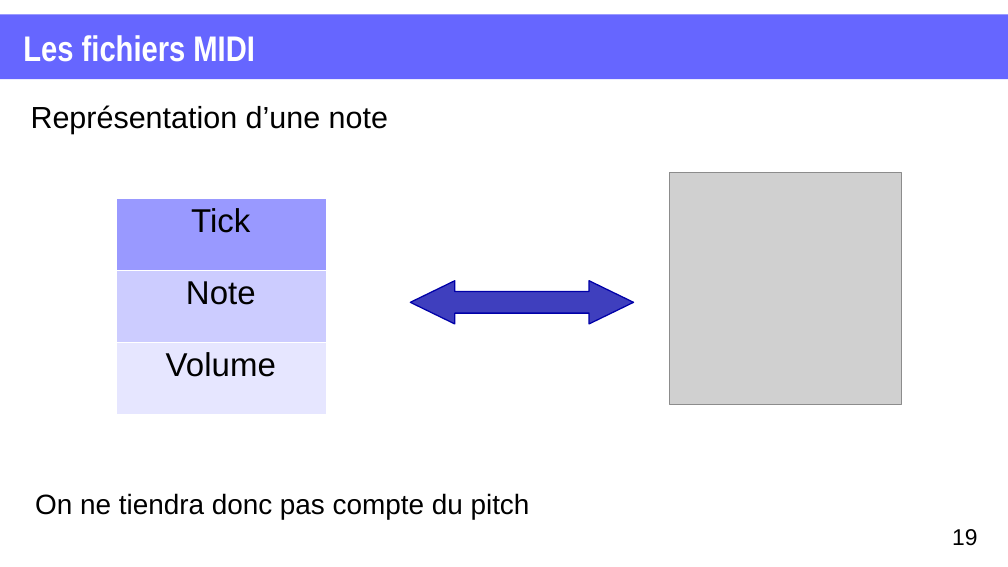
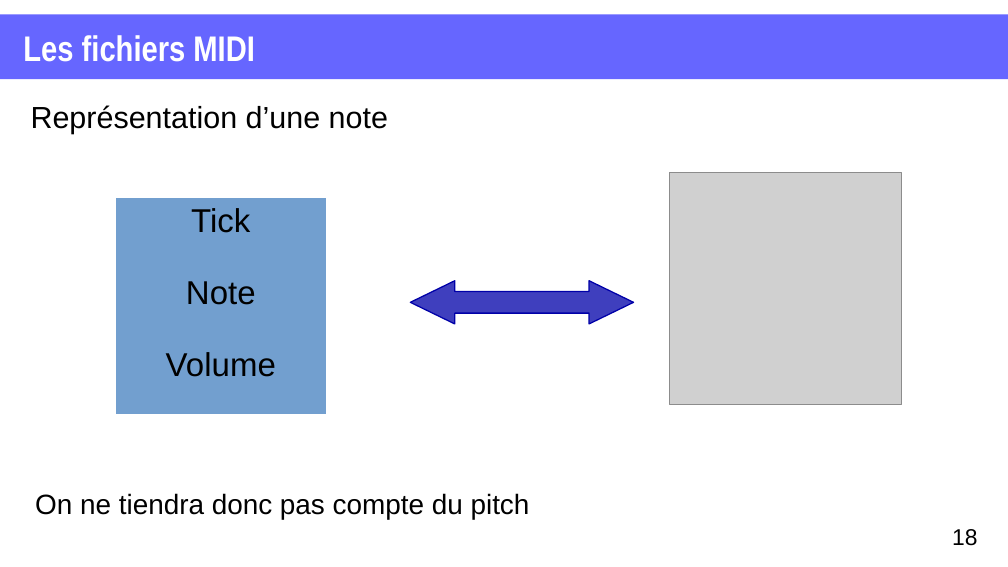
Before and after one commit to XgLsuLzRMy/Composition-Musicale-par-Reseau-de-Neurones, a slide deck: slide 18 of projet.odp (slide 19 before the commit). Drawn at 1008x567 pixels with LibreOffice and Linux fonts; fonts in the diff are those of the drawing; grey boxes stand for pictures. Boxes give left, top, right and bottom in pixels: in the first picture for what was removed or moved away, otherwise in the second. Text is boxed around its words. In the diff, an @@ line names an element or a change of style, - is before the commit and + after.

```diff
--- a/projet.odp
+++ b/projet.odp
@@ table at <box>116,198,326,414</box> @@
@@ fill #9999FF to #729FCF in row 1, column 1 @@
@@ fill #CCCCFF to #729FCF in row 2, column 1 @@
@@ fill #E6E6FF to #729FCF in row 3, column 1 @@
@@ borders changed @@
@@ page number at <box>952,529,977,546</box>: text changed @@
-19
+18
```
Also in this commit, not shown: 8 other slides changed, 1 slide added, 2 slides removed.
